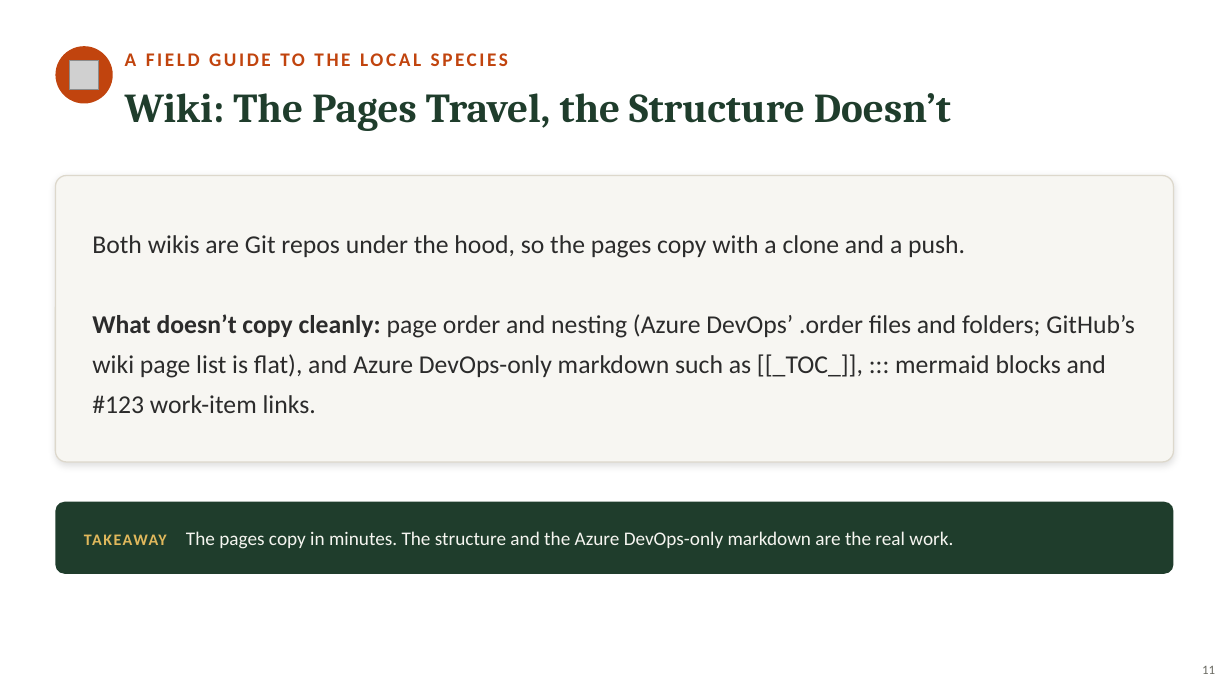
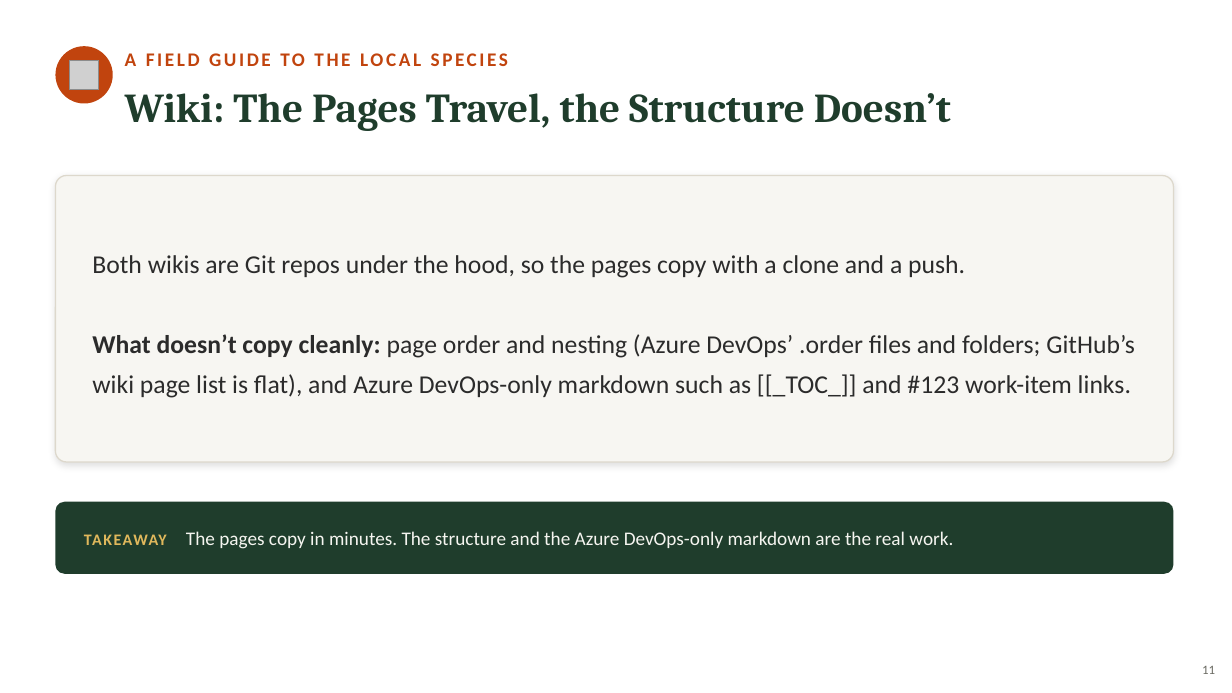
Before and after one commit to neumann1990/Azure_DevOps_To_GitHub, a slide deck: slide 11 of presentation/azure-devops-to-github-the-great-migration-FULL-DECK.pptx. Drawn at 1232x693 pixels with LibreOffice and Linux fonts; fonts in the diff are those of the drawing; grey boxes stand for pictures. Boxes give left, top, right and bottom in pixels: in the first picture for what was removed or moved away, otherwise in the second. Text is boxed around its words. In the diff, an @@ line names an element or a change of style, - is before the commit and + after.

```diff
--- a/presentation/azure-devops-to-github-the-great-migration-FULL-DECK.pptx
+++ b/presentation/azure-devops-to-github-the-great-migration-FULL-DECK.pptx
@@ text at (92,334,1135,398): text changed @@
-What doesn’t copy cleanly: page order and nesting (Azure DevOps’ .order files and folders; GitHub’s wiki page list is flat), and Azure DevOps-only markdown such as [[_TOC_]], ::: mermaid blocks and #123 work-item links.
+What doesn’t copy cleanly: page order and nesting (Azure DevOps’ .order files and folders; GitHub’s wiki page list is flat), and Azure DevOps-only markdown such as [[_TOC_]] and #123 work-item links.
```
Also in this commit, not shown: 10 other slides changed.
